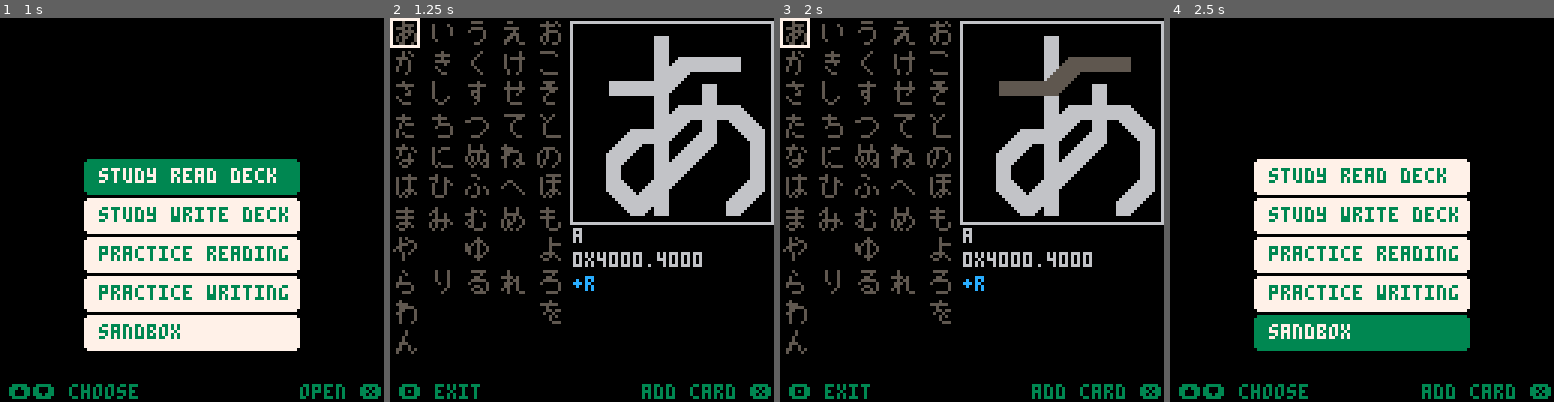
Above: before the commit, frames 1-4 (left to right).
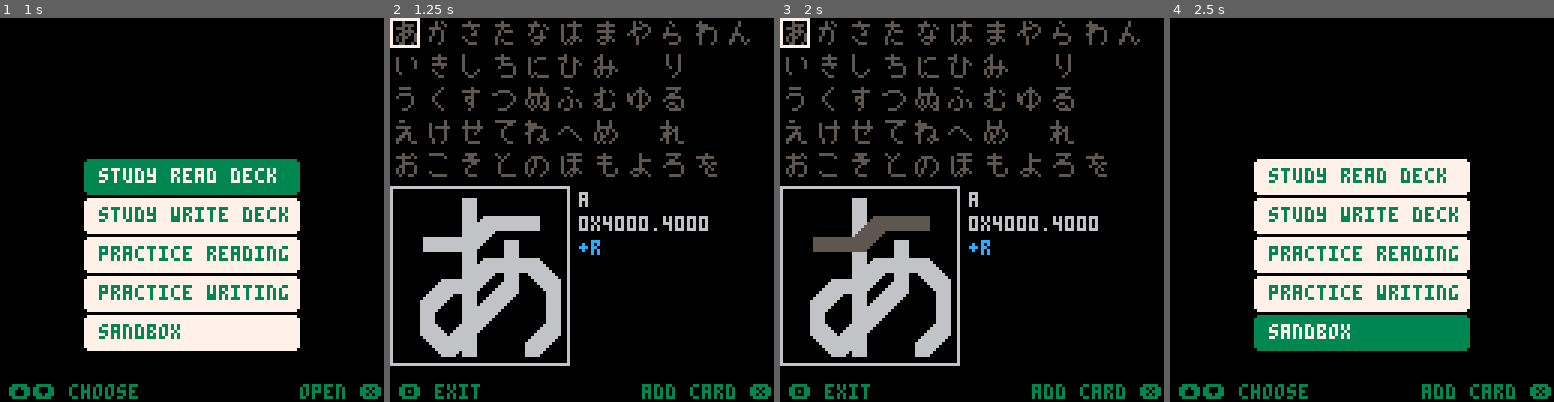
Above: after the commit, the same moments.

Repository: SestrenExsis/KanaPractice
Game: PICO-8 cartridge hiragana.p8
Two runs of this game, one before a commit and one after it. Both use one fixed random seed, a clock stepped at 60 frames per second and the inputs below.
Inputs (mouse positions are in pixels of both pictures, inside the frame that each line leads up to):
- Up to frame 1 (1 s): tap X (X key) at 0.33 s; click (280, 121) at 0.67 s; tap O (Z key) at 0.7 s
- Up to frame 2 (1.25 s): tap X (X key) at 1.07 s; click (436, 267) at 1.22 s
- Up to frame 3 (2 s): hold Right from 1.6 s (still down); tap O (Z key) at 1.7 s; click (887, 114) at 1.77 s; tap X (X key) at 1.85 s
- Up to frame 4 (2.5 s): release Right at 2.1 s; tap O (Z key) at 2.1 s; hold Up 2.15-2.42 s; click (1342, 259) at 2.32 s; hold Right from 2.47 s (still down)

Frame 1 is identical in both runs. In frame 2, 28% of the frame differs, in the area x 0-100%, y 0-91%; in frame 3, 27%; in frame 4, nothing differs.

Commit message:
Transpose display of kana in study screen

Diff:
--- a/hiragana.p8
+++ b/hiragana.p8
@@ -233,16 +233,16 @@
 function kana(
 	n, -- name    : str
 	i, -- index   : number
+	c, -- col pos : number
 	r, -- row pos : number
-	c, -- col pos : number
 	f  -- frames  : table
 	) -- return type: table
 	local rw=demem(dget(i))
 	local res={
 		name=n,
 		index=i,
+		col=c,
 		row=r,
-		col=c,
 		frames=f,
 		read=rw.r,
 		reads=rw.rh,
@@ -694,8 +694,8 @@
 	updatefn=updatereaddeck
 	drawfn=drawreaddeck
 	_cursor=point(0,0)
-	_cols=5
-	_rows=11
+	_cols=11
+	_rows=5
 	_sk=nil -- selected kana
 	_decksz=0
 	_lmsg="🅾️ exit"
@@ -755,8 +755,8 @@
 	local s=1
 	_sk=nil
 	for n,k in pairs(_kanatbl) do
-		local x=1+(1.5*s*8)*k.col
-		local y=1+(1.3*s*8)*k.row
+		local x=1+(1.4*s*8)*k.col
+		local y=1+(1.4*s*8)*k.row
 		local wt=sum(k.reads)
 		local bc=0
 		local fc=5
@@ -777,24 +777,31 @@
 		end
 	end
 	if _sk==nil then
-		x=1+(1.5*s*8)*cx
-		y=1+(1.3*s*8)*cy
+		x=1+(1.4*s*8)*cx
+		y=1+(1.4*s*8)*cy
 		rectfill(x,y,x+7,y+7,1)
 	else
-		rect(60,1,61+66,2+66,6)
-		drawkana(_sk,62,3,8,_c_cut)
+		local scl=7
+		local lft=0
+		local rgt=lft+scl*8+3
+		local top=56
+		local btm=top+scl*8+3
+		rect(lft,top,rgt,btm,6)
+		drawkana(_sk,lft+2,top+2,scl,_c_cut)
 		local i=(12*t())%64
 		i=mid(0,i-16,64)
-		drawkana(_sk,62,3,8,_c_dry,i)
-		print(_sk.name,61,70,6)
+		drawkana(_sk,lft+2,top+2,scl,_c_dry,i)
+		lft=rgt+4
+		top=top+2
+		print(_sk.name,lft,top,6)
 		local m=dget(_sk.index)
-		print(tostr(m,true),61,78,6)
+		print(tostr(m,true),lft,top+8,6)
 		local mt=demem(m)
 		local act="-"
 		if (mt.r) act="+"
-		print(act.."r",61,86,12)
+		print(act.."r",lft,top+16,12)
 		for i=1,#mt.rh do
-			print(mt.rh[i],65+4*i,86,6)
+			print(mt.rh[i],lft+4+4*i,top+16,6)
 		end
 	end
 	drawmsgs()
@@ -807,8 +814,8 @@
 	updatefn=updatewritedeck
 	drawfn=drawwritedeck
 	_cursor=point(0,0)
-	_cols=5
-	_rows=11
+	_cols=11
+	_rows=5
 	_sk=nil -- selected kana
 	_decksz=0
 	_lmsg="🅾️ exit"
@@ -868,8 +875,8 @@
 	local s=1
 	_sk=nil
 	for n,k in pairs(_kanatbl) do
-		local x=1+(1.5*s*8)*k.col
-		local y=1+(1.3*s*8)*k.row
+		local x=1+(1.4*s*8)*k.col
+		local y=1+(1.4*s*8)*k.row
 		local wt=sum(k.writes)
 		local bc=0
 		local fc=5
@@ -890,24 +897,31 @@
 		end
 	end
 	if _sk==nil then
-		x=(1.5*s*8)*cx
-		y=(1.3*s*8)*cy
+		x=(1.4*s*8)*cx
+		y=(1.4*s*8)*cy
 		rectfill(x,y,x+7,y+7,1)
 	else
-		rect(60,1,61+66,2+66,6)
-		drawkana(_sk,62,3,8,_c_cut)
+		local scl=7
+		local lft=0
+		local rgt=lft+scl*8+3
+		local top=56
+		local btm=top+scl*8+3
+		rect(lft,top,rgt,btm,6)
+		drawkana(_sk,lft+2,top+2,scl,_c_cut)
 		local i=(12*t())%64
 		i=mid(0,i-16,64)
-		drawkana(_sk,62,3,8,_c_dry,i)
-		print(_sk.name,61,70,6)
+		drawkana(_sk,lft+2,top+2,scl,_c_dry,i)
+		lft=rgt+4
+		top=top+2
+		print(_sk.name,lft,top,6)
 		local m=dget(_sk.index)
-		print(tostr(m,true),61,78,6)
+		print(tostr(m,true),lft,top+8,6)
 		local mt=demem(m)
 		local act="-"
 		if (mt.w) act="+"
-		print(act.."w",61,86,12)
+		print(act.."r",lft,top+16,12)
 		for i=1,#mt.wh do
-			print(mt.wh[i],65+4*i,86,6)
+			print(mt.wh[i],lft+4+4*i,top+16,6)
 		end
 	end
 	drawmsgs()
